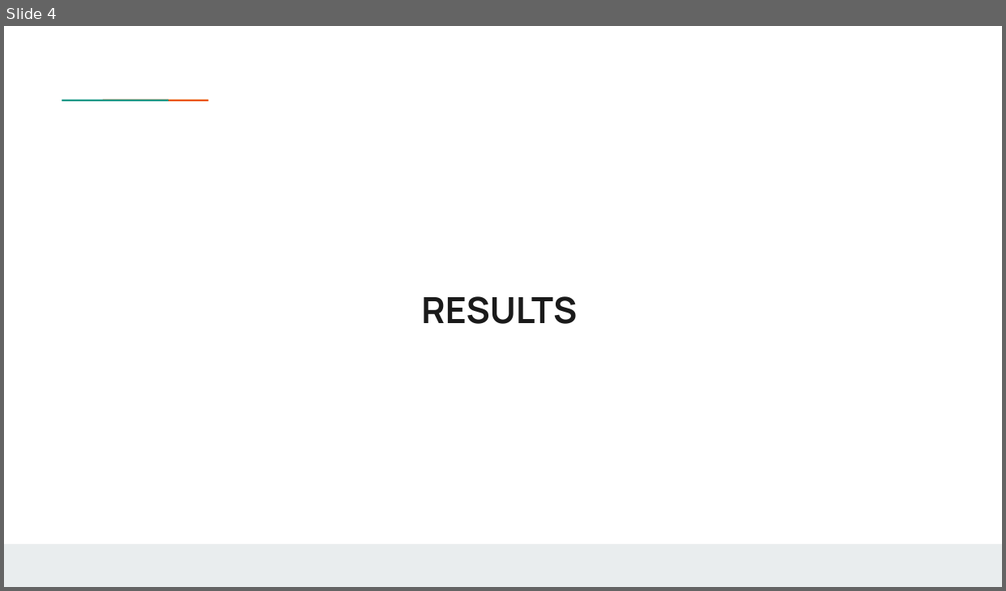
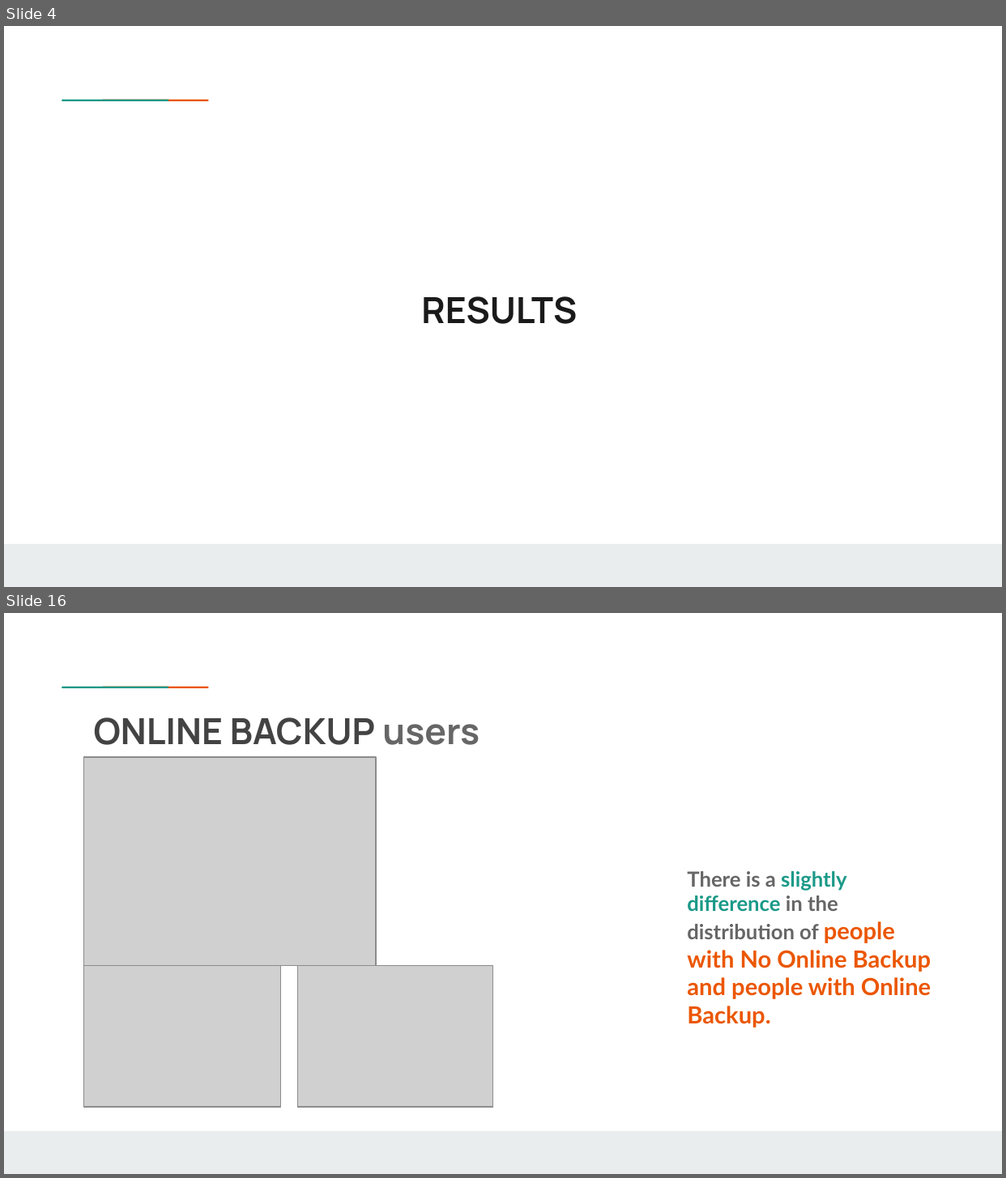
Before and after one commit to weinerkervens/churn_analysis, a slide deck: presentation.pptx. Shown one above the other, each under a label of ours: slide 4 before the commit, slides 4 and 16 after it; the slides between them are not shown. The pictures are 1006x591 and 1006x1178 pixels, drawn with LibreOffice and Linux fonts; fonts in the diff are those of the drawing; grey boxes stand for pictures; background and template pictures are left out. Boxes give left, top, right and bottom in pixels: in the first picture for what was removed or moved away, otherwise in the second. Text is boxed around its words. In the diff, an @@ line names an element or a change of style, - is before the commit and + after.

```diff
--- a/presentation.pptx
+++ b/presentation.pptx
@@ slide 16 added at (4,613,1002,1174), background #FFFFFF; not listed: 3 template elements that a slide beside it also shows @@
@@ title added at (94,717,479,745), 26 pt, text #434343, bold @@
+ONLINE BACKUP users
@@ picture added at (84,756,377,965) @@
@@ text added at (687,871,931,1028), 17 pt, text #EB5600, bold @@
+There is a slightly difference in the distribution of people with No Online Backup and people with Online Backup.
@@ picture added at (84,966,281,1107) @@
@@ picture added at (297,966,493,1107) @@
```
Also in this commit, not shown: 3 slides changed, 24 other slides added, 13 other files.
